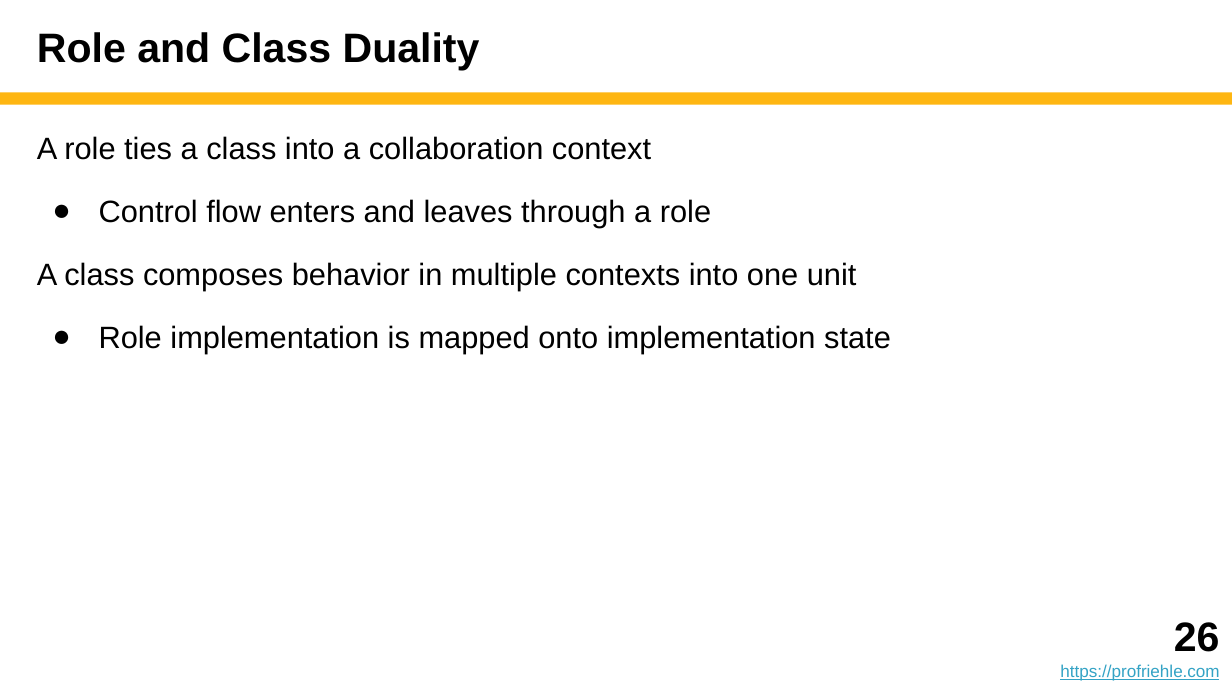
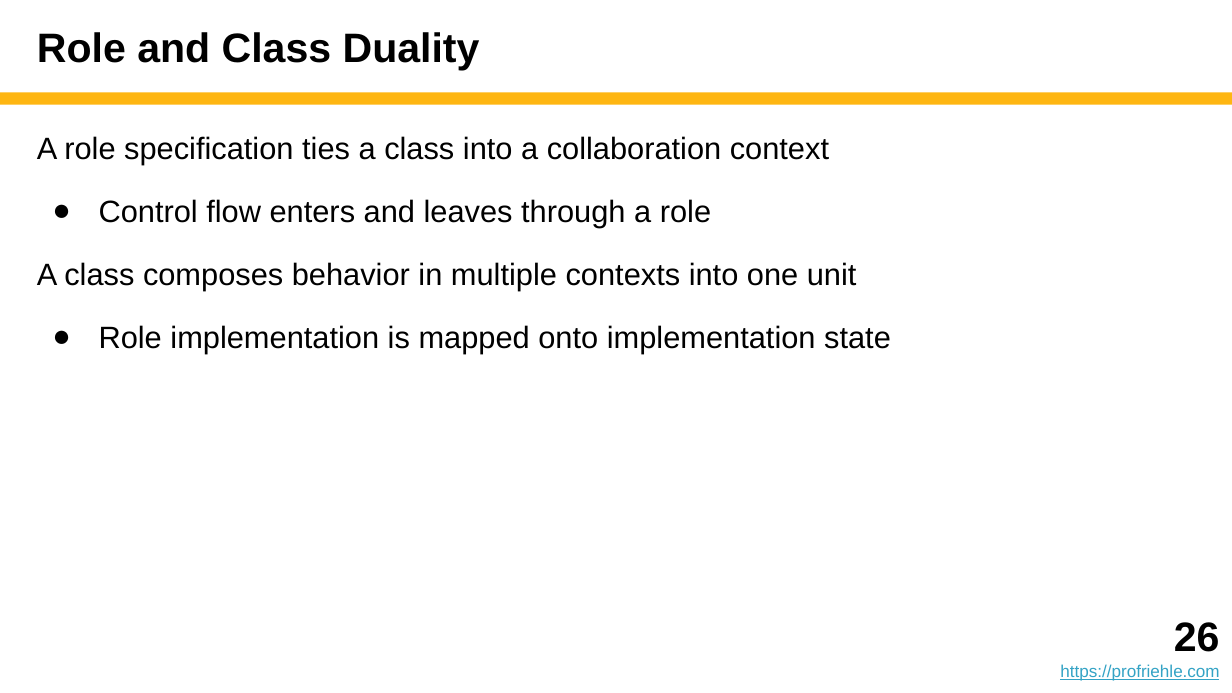
Before and after one commit to dirkriehle/adap-course, a slide deck: slide 26 of Lecture slides/ADAP D03 - Collaboration-Based Design.pptx. Drawn at 1232x693 pixels with LibreOffice and Linux fonts; fonts in the diff are those of the drawing. Boxes give left, top, right and bottom in pixels: in the first picture for what was removed or moved away, otherwise in the second. Text is boxed around its words. In the diff, an @@ line names an element or a change of style, - is before the commit and + after.

```diff
--- a/Lecture slides/ADAP D03 - Collaboration-Based Design.pptx
+++ b/Lecture slides/ADAP D03 - Collaboration-Based Design.pptx
@@ text at (37, 136, 829, 165): text changed @@
-A role ties a class into a collaboration context
+A role specification ties a class into a collaboration context
```
Also in this commit, not shown: 4 other slides changed, 1 other file.
